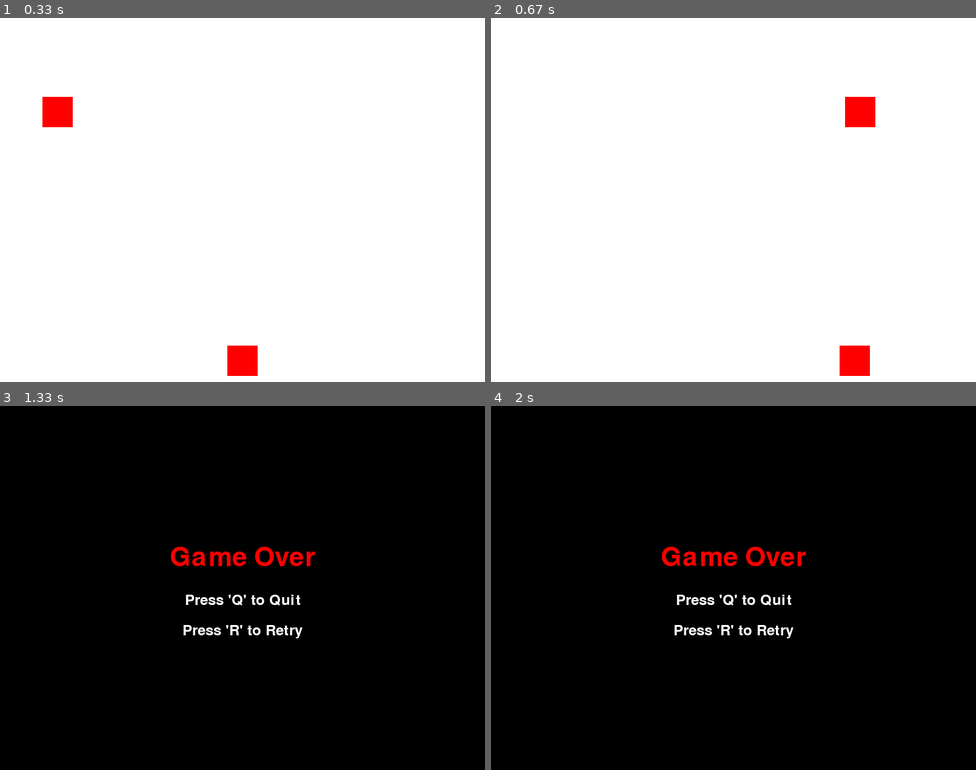
Above: before the commit, frames 1-4 (two rows, left to right).
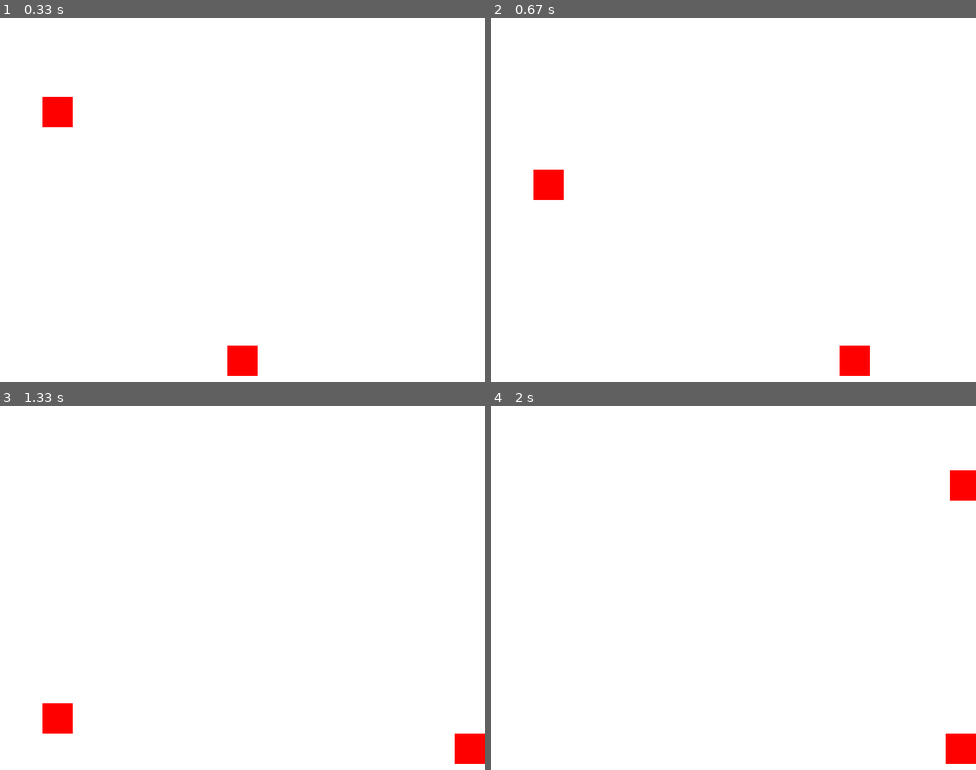
Above: after the commit, the same moments.

Repository: smurawczik/language-samples
Game: pygame game, started from python/pygame/main.py
Same seed, same stepped clock (60 frames per second), same inputs: the game is played once before the commit and once after it.
Inputs:
- Up to frame 1 (0.33 s): no input
- Up to frame 2 (0.67 s): hold R from 0.33 s (still down); hold Right from 0.33 s (still down)
- Up to frame 3 (1.33 s): release R at 0.8 s; release Right at 0.8 s; hold Q 0.83-1.3 s; hold Right 0.83-1.3 s
- Up to frame 4 (2 s): no input

Frame 1 is identical in both runs. In frame 2, 1.0% of the frame differs, in the area x 8-80%, y 21-50%; in frame 3, 100%, in the area x 0-100%, y 0-100%; in frame 4, 100%.

Commit message:
remove quit and retry events from game loop

Diff:
--- a/python/pygame/main.py
+++ b/python/pygame/main.py
@@ -46,18 +46,6 @@
             if event.type == pygame.QUIT:
                 running = False
                 game_over = True
-            if event.type == pygame.KEYDOWN:
-                if event.key == pygame.K_q:
-                    running = False
-                    game_over = True
-                if event.key == pygame.K_r:
-                    # Reset game variables
-                    player_rect.x = WIDTH // 2 - player_size // 2
-                    player_rect.y = HEIGHT - player_size - 10
-                    enemy_rect.x = random.randint(0, WIDTH - enemy_size)
-                    enemy_rect.y = 10
-                    enemy_speed = 3
-                    game_over = False
 
         # Move player
         keys = pygame.key.get_pressed()
